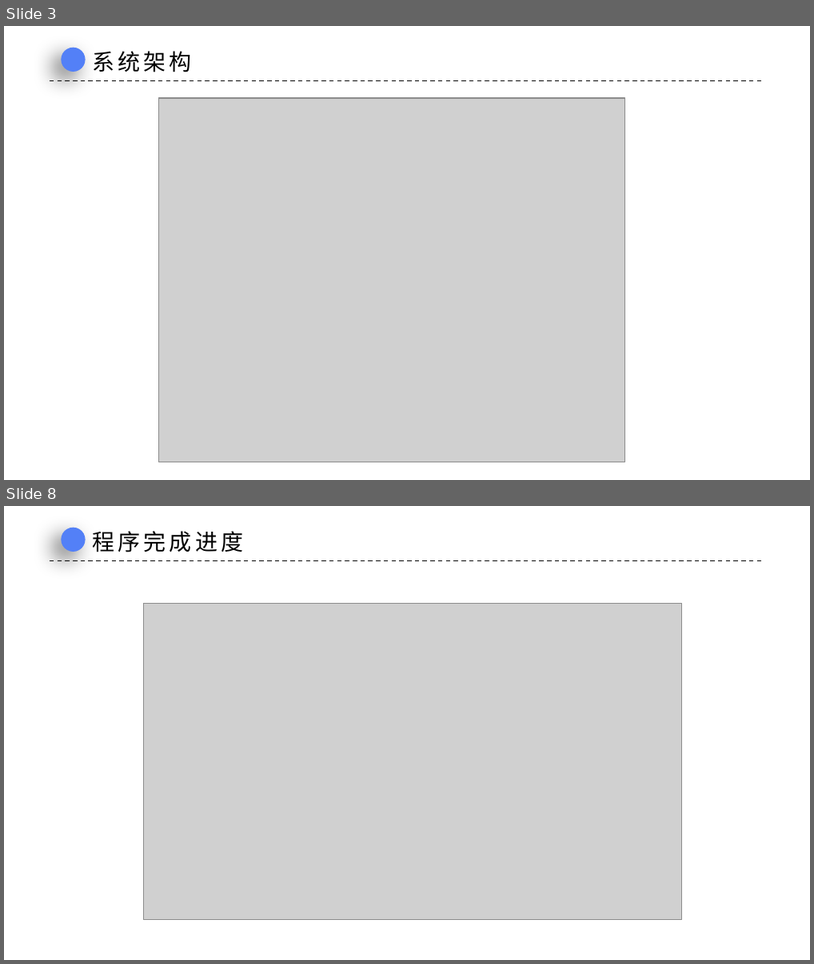
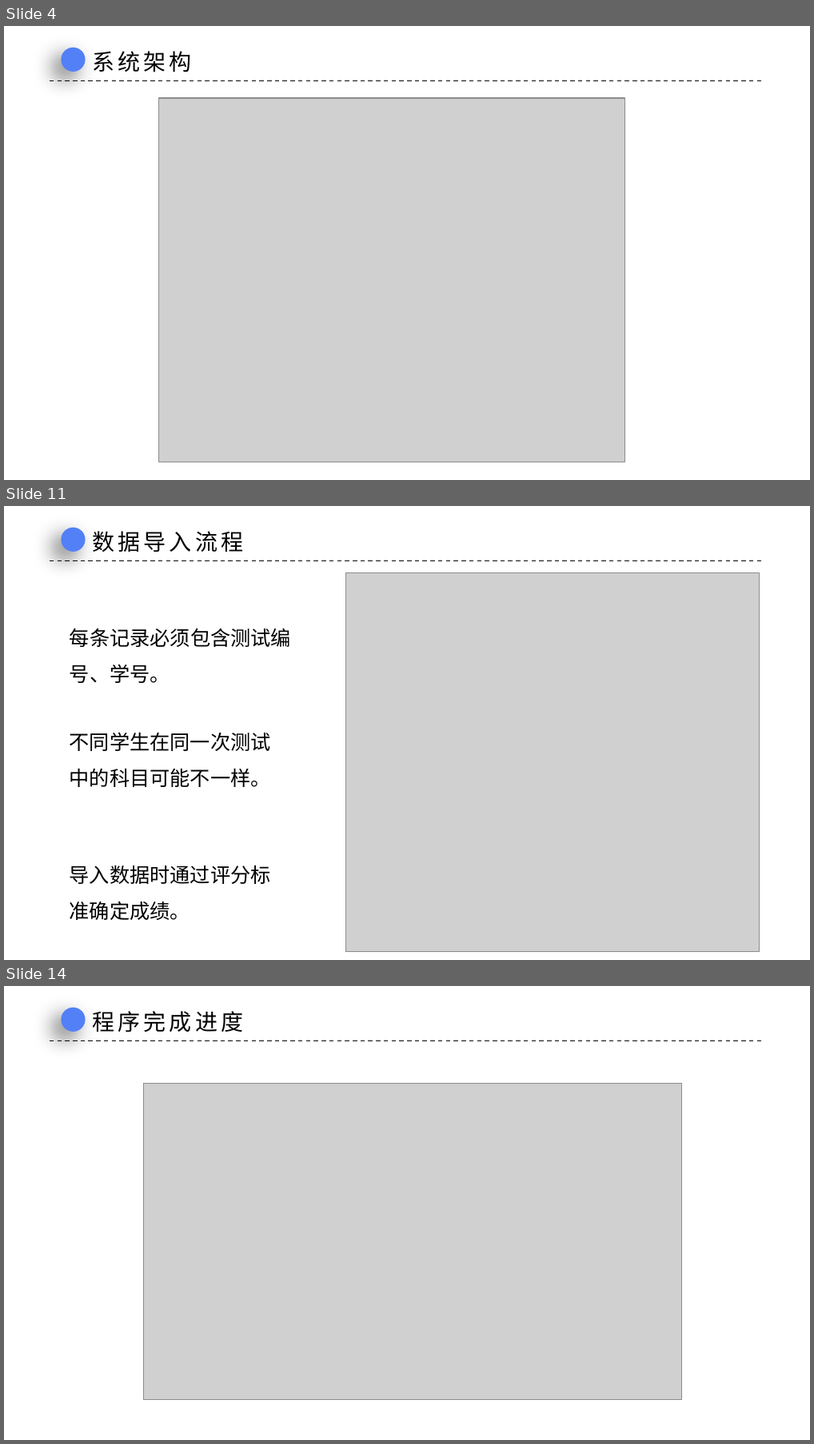
Before and after one commit to rufeng-h/healthman, a slide deck: docs/中期答辩.pptx. Shown one above the other, each under a label of ours: slides 3 and 8 before the commit, slides 4, 11 and 14 after it; the slides between them are not shown. The pictures are 814x964 and 814x1444 pixels, drawn with LibreOffice and Linux fonts; fonts in the diff are those of the drawing; grey boxes stand for pictures; background and template pictures are left out. Boxes give left, top, right and bottom in pixels: in the first picture for what was removed or moved away, otherwise in the second. Text is boxed around its words. In the diff, an @@ line names an element or a change of style, - is before the commit and + after.

```diff
--- a/docs/中期答辩.pptx
+++ b/docs/中期答辩.pptx
@@ slide 11 added at bbox=[4, 506, 810, 960], background picture (left out) @@
@@ ellipse added at bbox=[62, 527, 86, 551], fill #5380F7 @@
@@ text added at bbox=[92, 531, 243, 552], 20 pt, text #000000 @@
+数据导入流程
@@ line added from (49, 561) to (766, 561), #000000 1 pt dashed @@
@@ picture added at bbox=[346, 573, 759, 952] @@
@@ text added at bbox=[70, 628, 291, 683], 18 pt, text #000000 @@
+每条记录必须包含测试编号、学号。
@@ text added at bbox=[70, 732, 271, 787], 18 pt, text #000000 @@
+不同学生在同一次测试中的科目可能不一样。
@@ text added at bbox=[70, 864, 271, 920], 18 pt, text #000000 @@
+导入数据时通过评分标准确定成绩。
@@ what was slide 3 is now slide 4 @@
@@ what was slide 8 is now slide 14 @@
```
Also in this commit, not shown: 3 slides changed, 7 other slides added, 3 slides removed, 15 other files.
